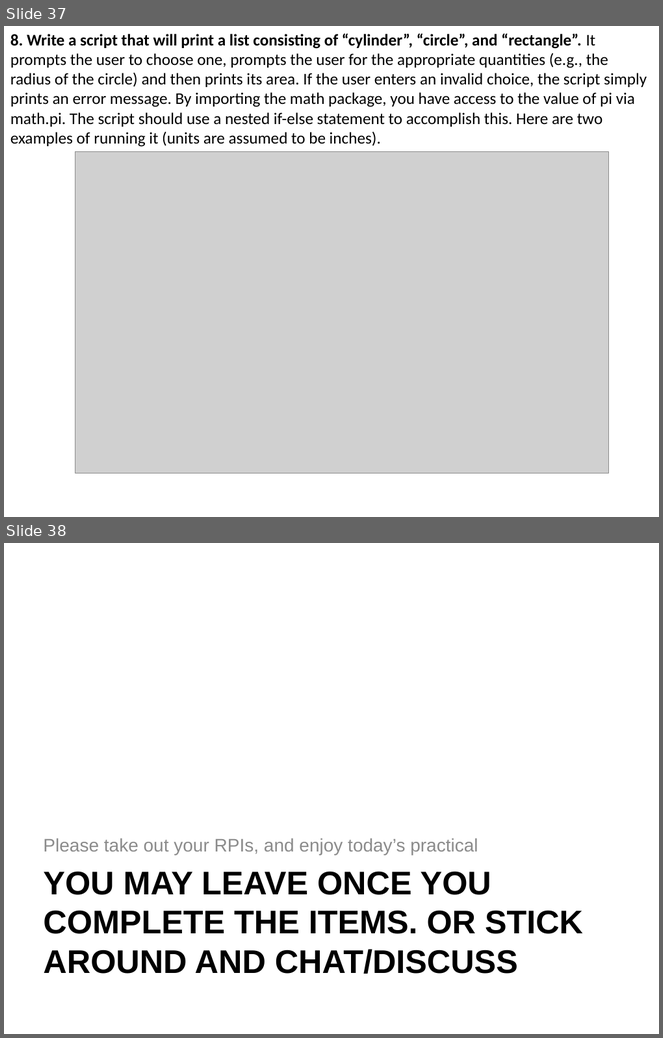
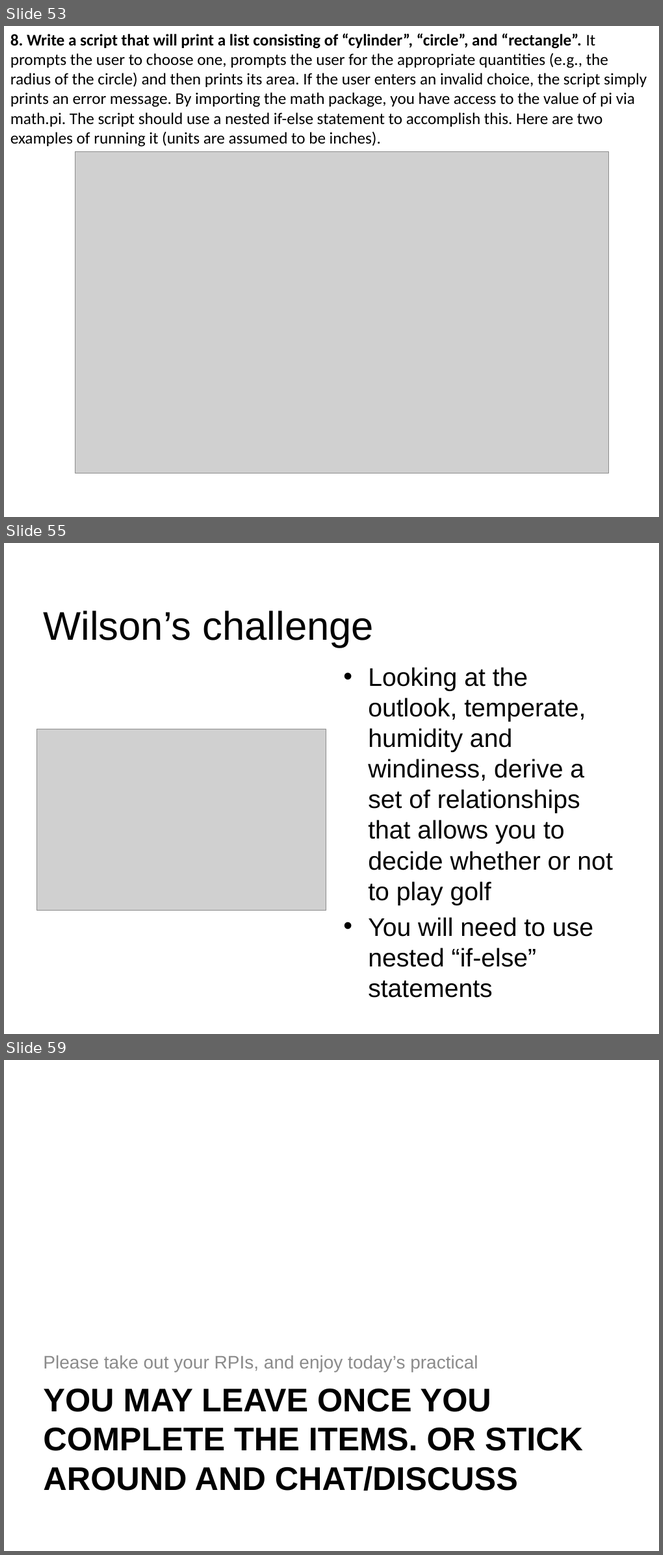
Before and after one commit to gohwils/biodatascience, a slide deck: BS1009/Week5_Tut_OperatorsSelection_sol_slides.pptx. Shown one above the other, each under a label of ours: slides 37 and 38 before the commit, slides 53, 55 and 59 after it; the slides between them are not shown. The pictures are 663x1038 and 663x1555 pixels, drawn with LibreOffice and Linux fonts; fonts in the diff are those of the drawing; grey boxes stand for pictures; background and template pictures are left out. Boxes give left, top, right and bottom in pixels: in the first picture for what was removed or moved away, otherwise in the second. Text is boxed around its words. In the diff, an @@ line names an element or a change of style, - is before the commit and + after.

```diff
--- a/BS1009/Week5_Tut_OperatorsSelection_sol_slides.pptx
+++ b/BS1009/Week5_Tut_OperatorsSelection_sol_slides.pptx
@@ slide 55 added at (4, 543, 659, 1034), background #FFFFFF @@
@@ title added at (43, 611, 374, 648), 44 pt, text #000000 @@
+Wilson’s challenge
@@ text added at (368, 667, 612, 967), 28 pt, text #000000 @@
+• Looking at the outlook, temperate, humidity and windiness, derive a set of relationships that allows you to decide whether or not to play golf
+• You will need to use nested “if-else” statements
@@ picture added at (36, 729, 326, 910) @@
@@ what was slide 37 is now slide 53 @@
@@ what was slide 38 is now slide 59 @@
```
Also in this commit, not shown: 1 slide changed, 20 other slides added.
